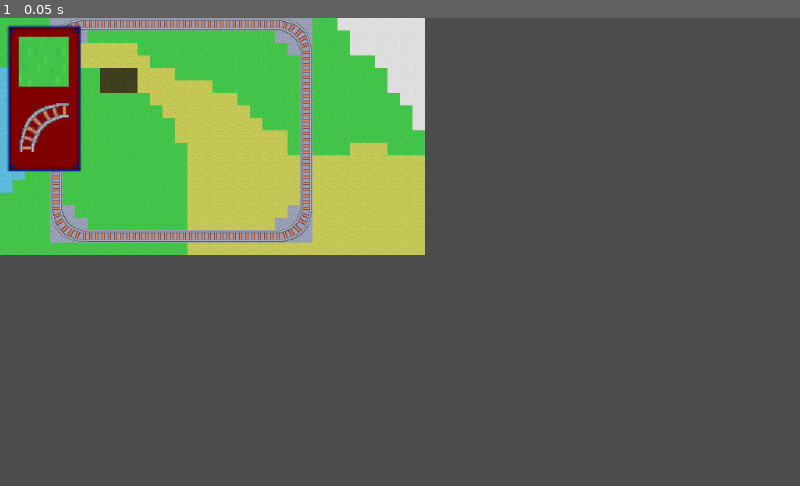
Above: before the commit, frame 1.
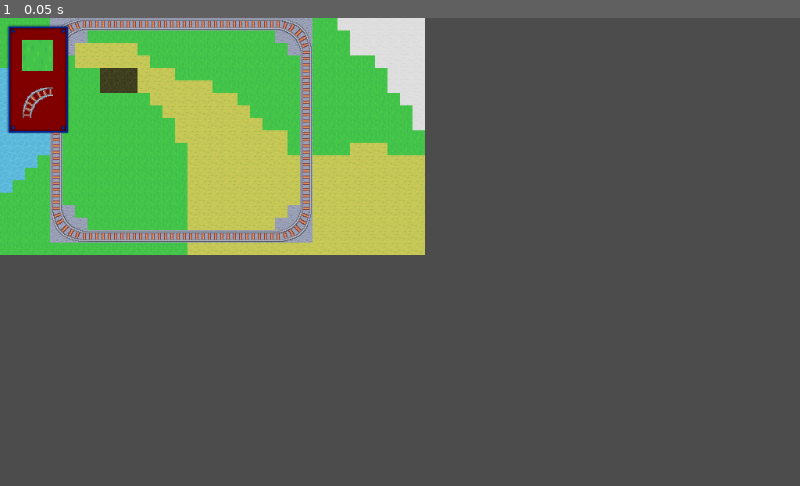
Above: after the commit, the same moment.

Repository: 2zqa/traingame
Game: Godot game, scene res://Scenes/GameScreen.tscn
Same seed, same stepped clock (60 frames per second), same inputs: the game is played once before the commit and once after it.
Inputs:
- Up to frame 1 (0.05 s): no input

The runs differ from the first frame. In frame 1, 1.9% of the frame differs, in the area x 0-11%, y 1-33%.

Commit message:
Make menu smaller

Diff:
--- a/TrainGame-Godot/Scenes/GameScreen.tscn
+++ b/TrainGame-Godot/Scenes/GameScreen.tscn
@@ -17,4 +17,5 @@
 tile_data = PoolIntArray( 4, 1, 0, 7, 16, 0, 8, 16, 0, 9, 16, 0, 10, 16, 0, 11, 16, 0, 12, 16, 0, 13, 16, 0, 14, 16, 0, …(732 unchanged characters)…
 
 [node name="SideMenu" parent="." instance=ExtResource( 4 )]
+
 [connection signal="option_selected" from="SideMenu" to="." method="_on_SideMenu_option_selected"]
--- a/TrainGame-Godot/Scenes/SideMenu/GroundTileSelectorButton.tscn
+++ b/TrainGame-Godot/Scenes/SideMenu/GroundTileSelectorButton.tscn
@@ -12,14 +12,9 @@
 }
 
 [node name="GroundTileSelectorPopup" parent="." instance=ExtResource( 2 )]
-visible = false
 
 [node name="Display" parent="." instance=ExtResource( 3 )]
 tile_set = ExtResource( 4 )
-size = Vector2( 64, 64 )
 tile_id = 0
-transposed = false
-x_flipped = false
-y_flipped = false
 
 [connection signal="tile_selected" from="GroundTileSelectorPopup" to="." method="_on_GroundSelector_tile_selected"]
--- a/TrainGame-Godot/Scenes/SideMenu/GroundTileSelectorPopup.tscn
+++ b/TrainGame-Godot/Scenes/SideMenu/GroundTileSelectorPopup.tscn
@@ -7,21 +7,21 @@
 [node name="GroundTileSelectorPopup" type="Popup"]
 anchor_right = 1.0
 anchor_bottom = 1.0
-margin_left = 8.0
-margin_top = 8.0
-margin_right = 8.0
-margin_bottom = 8.0
+margin_left = 0.773804
+margin_top = 16.2494
+margin_right = 8.7738
+margin_bottom = 24.2494
 script = ExtResource( 1 )
 
 [node name="PopupBackground" parent="." instance=ExtResource( 2 )]
-margin_right = 291.0
-margin_bottom = 197.0
+margin_right = 255.0
+margin_bottom = 180.0
 
 [node name="GroundTileMap" type="TileMap" parent="."]
-position = Vector2( 16, 16 )
+position = Vector2( 20, 20 )
 scale = Vector2( 4, 4 )
 tile_set = ExtResource( 3 )
-cell_size = Vector2( 22, 22 )
+cell_size = Vector2( 19, 19 )
 collision_layer = 0
 collision_mask = 0
 format = 1
--- a/TrainGame-Godot/Scenes/SideMenu/ObjectsTileSelectorPopup.tscn
+++ b/TrainGame-Godot/Scenes/SideMenu/ObjectsTileSelectorPopup.tscn
@@ -16,188 +16,96 @@
 
 [node name="PopupBackground" parent="." instance=ExtResource( 2 )]
 margin_top = -1.0
-margin_right = 342.0
-margin_bottom = 499.0
+margin_right = 230.0
+margin_bottom = 329.0
 
-[node name="HorizontalRail" parent="." instance=ExtResource( 3 )]
-position = Vector2( 16, 16 )
-size = Vector2( 64, 64 )
+[node name="RailHorizontal" parent="." instance=ExtResource( 3 )]
+position = Vector2( 20, 20 )
 tile_id = 0
-transposed = false
-x_flipped = false
-y_flipped = false
 
-[node name="VerticalRail" parent="." instance=ExtResource( 3 )]
-position = Vector2( 16, 96 )
-size = Vector2( 64, 64 )
+[node name="RailVertical" parent="." instance=ExtResource( 3 )]
+position = Vector2( 20, 70 )
 tile_id = 16
-transposed = false
-x_flipped = false
-y_flipped = false
 
-[node name="Corner1Rail" parent="." instance=ExtResource( 3 )]
-position = Vector2( 96, 16 )
-size = Vector2( 64, 64 )
+[node name="RailCorner1" parent="." instance=ExtResource( 3 )]
+position = Vector2( 70, 20 )
 tile_id = 15
-transposed = false
-x_flipped = false
-y_flipped = false
 
-[node name="Corner2Rail" parent="." instance=ExtResource( 3 )]
-position = Vector2( 96, 95 )
-size = Vector2( 64, 64 )
+[node name="RailCorner2" parent="." instance=ExtResource( 3 )]
+position = Vector2( 70, 70 )
 tile_id = 14
-transposed = false
-x_flipped = false
-y_flipped = false
 
-[node name="Corner3Rail" parent="." instance=ExtResource( 3 )]
-position = Vector2( 176, 16 )
-size = Vector2( 64, 64 )
+[node name="RailCorner3" parent="." instance=ExtResource( 3 )]
+position = Vector2( 120, 20 )
 tile_id = 13
-transposed = false
-x_flipped = false
-y_flipped = false
 
-[node name="Corner4Rail" parent="." instance=ExtResource( 3 )]
-position = Vector2( 176, 96 )
-size = Vector2( 64, 64 )
+[node name="RailCorner4" parent="." instance=ExtResource( 3 )]
+position = Vector2( 120, 70 )
 tile_id = 1
-transposed = false
-x_flipped = false
-y_flipped = false
 
-[node name="SmallSpringTree" parent="." instance=ExtResource( 3 )]
-position = Vector2( 256, 16 )
-size = Vector2( 64, 64 )
+[node name="TreeSmall" parent="." instance=ExtResource( 3 )]
+position = Vector2( 170, 20 )
 tile_id = 28
-transposed = false
-x_flipped = false
-y_flipped = false
 
-[node name="SpringTree" parent="." instance=ExtResource( 3 )]
-position = Vector2( 256, 96 )
-size = Vector2( 64, 64 )
+[node name="Tree" parent="." instance=ExtResource( 3 )]
+position = Vector2( 170, 70 )
 tile_id = 21
-transposed = false
-x_flipped = false
-y_flipped = false
 
-[node name="LargeSpringTree" parent="." instance=ExtResource( 3 )]
-position = Vector2( 256, 186 )
-size = Vector2( 64, 64 )
+[node name="TreeLarge" parent="." instance=ExtResource( 3 )]
+position = Vector2( 170, 120 )
 tile_id = 17
-transposed = false
-x_flipped = false
-y_flipped = false
 
-[node name="AutumnTreeSmall" parent="." instance=ExtResource( 3 )]
-position = Vector2( 256, 256 )
-size = Vector2( 64, 64 )
+[node name="TreeAutumnSnall" parent="." instance=ExtResource( 3 )]
+position = Vector2( 170, 170 )
 tile_id = 24
-transposed = false
-x_flipped = false
-y_flipped = false
 
-[node name="AutumnTree" parent="." instance=ExtResource( 3 )]
-position = Vector2( 256, 336 )
-size = Vector2( 64, 64 )
+[node name="TreeAutumn" parent="." instance=ExtResource( 3 )]
+position = Vector2( 170, 220 )
 tile_id = 23
-transposed = false
-x_flipped = false
-y_flipped = false
 
-[node name="LargeAutumnTree2" parent="." instance=ExtResource( 3 )]
-position = Vector2( 256, 406 )
-size = Vector2( 64, 64 )
+[node name="TreeAutumnLarge" parent="." instance=ExtResource( 3 )]
+position = Vector2( 170, 270 )
 tile_id = 19
-transposed = false
-x_flipped = false
-y_flipped = false
 
-[node name="VerticalRoad" parent="." instance=ExtResource( 3 )]
-position = Vector2( 16, 176 )
-size = Vector2( 64, 64 )
+[node name="RoadVertical" parent="." instance=ExtResource( 3 )]
+position = Vector2( 20, 120 )
 tile_id = 4
-transposed = false
-x_flipped = false
-y_flipped = false
 
-[node name="HorizontalRoad" parent="." instance=ExtResource( 3 )]
-position = Vector2( 16, 256 )
-size = Vector2( 64, 64 )
+[node name="RoadHorizontal" parent="." instance=ExtResource( 3 )]
+position = Vector2( 20, 170 )
 tile_id = 3
-transposed = false
-x_flipped = false
-y_flipped = false
 
 [node name="Corner1Road" parent="." instance=ExtResource( 3 )]
-position = Vector2( 96, 176 )
-size = Vector2( 64, 64 )
+position = Vector2( 70, 120 )
 tile_id = 9
-transposed = false
-x_flipped = false
-y_flipped = false
 
 [node name="Corner2Road" parent="." instance=ExtResource( 3 )]
-position = Vector2( 176, 176 )
-size = Vector2( 64, 64 )
+position = Vector2( 120, 120 )
 tile_id = 12
-transposed = false
-x_flipped = false
-y_flipped = false
 
 [node name="Corner3Road" parent="." instance=ExtResource( 3 )]
-position = Vector2( 176, 256 )
-size = Vector2( 64, 64 )
+position = Vector2( 120, 170 )
 tile_id = 7
-transposed = false
-x_flipped = false
-y_flipped = false
 
 [node name="Corner4Road" parent="." instance=ExtResource( 3 )]
-position = Vector2( 96, 256 )
-size = Vector2( 64, 64 )
+position = Vector2( 70, 170 )
 tile_id = 11
-transposed = false
-x_flipped = false
-y_flipped = false
 
 [node name="CrossingRoad" parent="." instance=ExtResource( 3 )]
-position = Vector2( 16, 336 )
-size = Vector2( 64, 64 )
+position = Vector2( 20, 220 )
 tile_id = 2
-transposed = false
-x_flipped = false
-y_flipped = false
 
 [node name="T1Road" parent="." instance=ExtResource( 3 )]
-position = Vector2( 96, 336 )
-size = Vector2( 64, 64 )
-transposed = false
-x_flipped = false
-y_flipped = false
+position = Vector2( 70, 220 )
 
 [node name="T2Road" parent="." instance=ExtResource( 3 )]
-position = Vector2( 176, 336 )
-size = Vector2( 64, 64 )
+position = Vector2( 120, 220 )
 tile_id = 6
-transposed = false
-x_flipped = false
-y_flipped = false
 
 [node name="T3Road" parent="." instance=ExtResource( 3 )]
-position = Vector2( 176, 416 )
-size = Vector2( 64, 64 )
+position = Vector2( 120, 270 )
 tile_id = 5
-transposed = false
-x_flipped = false
-y_flipped = false
 
 [node name="T4Road" parent="." instance=ExtResource( 3 )]
-position = Vector2( 96, 416 )
-size = Vector2( 64, 64 )
+position = Vector2( 70, 270 )
 tile_id = 8
-transposed = false
-x_flipped = false
-y_flipped = false
--- a/TrainGame-Godot/Scenes/SideMenu/SideMenu.tscn
+++ b/TrainGame-Godot/Scenes/SideMenu/SideMenu.tscn
@@ -15,21 +15,21 @@
 [node name="NinePatchRect" parent="." instance=ExtResource( 2 )]
 anchor_right = 1.0
 anchor_bottom = 1.0
-margin_right = 96.0
-margin_bottom = 189.0
+margin_right = 80.0
+margin_bottom = 140.0
 region_rect = Rect2( 0, 0, 72, 72 )
 
 [node name="GroundTileSelectorButton" parent="NinePatchRect" instance=ExtResource( 3 )]
-margin_left = 16.0
-margin_top = 16.0
-margin_right = 16.0
-margin_bottom = 16.0
+margin_left = 20.0
+margin_top = 20.0
+margin_right = 20.0
+margin_bottom = 20.0
 
 [node name="ObjectsTileSelectorButton" parent="NinePatchRect" instance=ExtResource( 4 )]
-margin_left = 16.0
-margin_top = 100.0
-margin_right = 16.0
-margin_bottom = 16.0
+margin_left = 20.0
+margin_top = 80.0
+margin_right = 20.0
+margin_bottom = 80.0
 
 [connection signal="tile_selected" from="NinePatchRect/GroundTileSelectorButton" to="." method="_on_GroundTileSelectorButton_tile_selected"]
 [connection signal="tile_selected" from="NinePatchRect/ObjectsTileSelectorButton" to="." method="_on_ObjectsTileSelectorButton_tile_selected"]
--- a/TrainGame-Godot/Scenes/SingleTileDisplay.tscn
+++ b/TrainGame-Godot/Scenes/SingleTileDisplay.tscn
@@ -6,4 +6,5 @@
 [node name="SingleTileDisplay" type="Node2D"]
 script = ExtResource( 1 )
 tile_set = ExtResource( 2 )
+size = Vector2( 40, 40 )
 tile_id = 10
--- a/TrainGame-Godot/TileSets/Objects.tres
+++ b/TrainGame-Godot/TileSets/Objects.tres
@@ -2,14 +2,14 @@
 
 [ext_resource path="res://Images/tilesheet_objects.png" type="Texture" id=1]
 
-[sub_resource type="ConvexPolygonShape2D" id=1]
+[sub_resource type="ConvexPolygonShape2D" id=19]
 points = PoolVector2Array( 0, 0, 16, 0, 16, 16, 0, 16 )
 
 [sub_resource type="ConvexPolygonShape2D" id=2]
 points = PoolVector2Array( 0, 0, 48, 0, 48, 32, 32, 32, 32, 48, 0, 48 )
 
 [sub_resource type="ConvexPolygonShape2D" id=3]
-points = PoolVector2Array( 0, 0, 48, 0, 48, 48, 0, 48 )
+points = PoolVector2Array( 0, 0, 16, 0, 16, 16, 0, 16 )
 
 [sub_resource type="ConvexPolygonShape2D" id=4]
 points = PoolVector2Array( 0, 0, 48, 0, 48, 48, 0, 48 )
@@ -18,52 +18,49 @@
 points = PoolVector2Array( 0, 0, 48, 0, 48, 48, 0, 48 )
 
 [sub_resource type="ConvexPolygonShape2D" id=6]
+points = PoolVector2Array( 0, 0, 48, 0, 48, 48, 0, 48 )
+
+[sub_resource type="ConvexPolygonShape2D" id=7]
 points = PoolVector2Array( 0, 0, 32, 0, 32, 16, 48, 16, 48, 48, 0, 48 )
 
-[sub_resource type="ConvexPolygonShape2D" id=7]
+[sub_resource type="ConvexPolygonShape2D" id=8]
 points = PoolVector2Array( 0, 0, 48, 0, 48, 48, 16, 48, 16, 32, 0, 32 )
 
-[sub_resource type="ConvexPolygonShape2D" id=8]
+[sub_resource type="ConvexPolygonShape2D" id=9]
 points = PoolVector2Array( 0, 16, 16, 16, 16, 0, 48, 0, 48, 48, 0, 48 )
 
-[sub_resource type="ConvexPolygonShape2D" id=9]
-points = PoolVector2Array( 0, 0, 16, 0, 16, 16, 0, 16 )
-
 [sub_resource type="ConvexPolygonShape2D" id=10]
-points = PoolVector2Array( 0, 0, 16, 0, 16, 32, 0, 32 )
+points = PoolVector2Array( 0, 0, 16, 0, 16, 16, 0, 16 )
 
 [sub_resource type="ConvexPolygonShape2D" id=11]
-points = PoolVector2Array( 0, 0, 16, 0, 16, 32, 0, 32 )
+points = PoolVector2Array( 0, 0, 48, 0, 48, 48, 0, 48 )
 
 [sub_resource type="ConvexPolygonShape2D" id=12]
-points = PoolVector2Array( 0, 0, 16, 0, 16, 32, 0, 32 )
+points = PoolVector2Array( 0, 0, 16, 0, 16, 48, 0, 48 )
 
 [sub_resource type="ConvexPolygonShape2D" id=13]
-points = PoolVector2Array( 0, 0, 48, 0, 48, 48, 0, 48 )
+points = PoolVector2Array( 0, 0, 48, 0, 48, 16, 0, 16 )
 
 [sub_resource type="ConvexPolygonShape2D" id=14]
-points = PoolVector2Array( 0, 0, 16, 0, 16, 16, 0, 16 )
+points = PoolVector2Array( 0, 0, 48, 0, 48, 48, 0, 48 )
 
 [sub_resource type="ConvexPolygonShape2D" id=15]
-points = PoolVector2Array( 0, 0, 16, 0, 16, 32, 0, 32 )
+points = PoolVector2Array( 0, 0, 48, 0, 48, 48, 0, 48 )
 
 [sub_resource type="ConvexPolygonShape2D" id=16]
-points = PoolVector2Array( 0, 0, 16, 0, 16, 32, 0, 32 )
+points = PoolVector2Array( 0, 0, 48, 0, 48, 48, 0, 48 )
 
 [sub_resource type="ConvexPolygonShape2D" id=17]
-points = PoolVector2Array( 0, 0, 16, 0, 16, 32, 0, 32 )
+points = PoolVector2Array( 0, 0, 48, 0, 48, 48, 0, 48 )
 
 [sub_resource type="ConvexPolygonShape2D" id=18]
-points = PoolVector2Array( 0, 0, 16, 0, 16, 16, 0, 16 )
-
-[sub_resource type="ConvexPolygonShape2D" id=19]
-points = PoolVector2Array( 16, 48, 16, 16, 32, 16, 32, 48 )
+points = PoolVector2Array( 0, 0, 48, 0, 48, 48, 0, 48 )
 
 [sub_resource type="ConvexPolygonShape2D" id=20]
 points = PoolVector2Array( 16, 48, 16, 16, 32, 16, 32, 48 )
 
 [sub_resource type="ConvexPolygonShape2D" id=21]
-points = PoolVector2Array( 0, 0, 16, 0, 16, 16, 0, 16 )
+points = PoolVector2Array( 16, 48, 16, 16, 32, 16, 32, 48 )
 
 [sub_resource type="ConvexPolygonShape2D" id=22]
 points = PoolVector2Array( 0, 0, 16, 0, 16, 16, 0, 16 )
@@ -72,29 +69,29 @@
 points = PoolVector2Array( 0, 0, 16, 0, 16, 16, 0, 16 )
 
 [sub_resource type="ConvexPolygonShape2D" id=24]
+points = PoolVector2Array( 0, 0, 16, 0, 16, 16, 0, 16 )
+
+[sub_resource type="ConvexPolygonShape2D" id=25]
 points = PoolVector2Array( 0, 0, 16, 0, 16, 48, 0, 48 )
 
-[sub_resource type="ConvexPolygonShape2D" id=25]
-points = PoolVector2Array( 0, 0, 16, 0, 16, 16, 0, 16 )
-
 [sub_resource type="ConvexPolygonShape2D" id=26]
-points = PoolVector2Array( 0, 0, 16, 0, 16, 32, 0, 32 )
+points = PoolVector2Array( 0, 0, 16, 0, 16, 16, 0, 16 )
 
 [sub_resource type="ConvexPolygonShape2D" id=27]
 points = PoolVector2Array( 0, 0, 16, 0, 16, 32, 0, 32 )
 
 [sub_resource type="ConvexPolygonShape2D" id=28]
-points = PoolVector2Array( 0, 0, 16, 0, 16, 16, 0, 16 )
+points = PoolVector2Array( 0, 0, 16, 0, 16, 32, 0, 32 )
 
 [sub_resource type="ConvexPolygonShape2D" id=29]
 points = PoolVector2Array( 0, 0, 16, 0, 16, 16, 0, 16 )
 
 [sub_resource type="ConvexPolygonShape2D" id=30]
+points = PoolVector2Array( 0, 0, 16, 0, 16, 16, 0, 16 )
+
+[sub_resource type="ConvexPolygonShape2D" id=31]
 points = PoolVector2Array( 0, 0, 48, 0, 48, 16, 0, 16 )
 
-[sub_resource type="ConvexPolygonShape2D" id=31]
-points = PoolVector2Array( 0, 0, 48, 0, 48, 48, 0, 48 )
-
 [sub_resource type="ConvexPolygonShape2D" id=32]
 points = PoolVector2Array( 0, 0, 48, 0, 48, 48, 0, 48 )
 
@@ -105,6 +102,9 @@
 points = PoolVector2Array( 0, 0, 48, 0, 48, 48, 0, 48 )
 
 [sub_resource type="ConvexPolygonShape2D" id=35]
+points = PoolVector2Array( 0, 0, 48, 0, 48, 48, 0, 48 )
+
+[sub_resource type="ConvexPolygonShape2D" id=36]
 points = PoolVector2Array( 0, 0, 48, 0, 48, 48, 0, 48 )
 
 [resource]
@@ -120,7 +120,7 @@
 "autotile_coord": Vector2( 0, 0 ),
 "one_way": false,
 "one_way_margin": 1.0,
-"shape": SubResource( 1 ),
+"shape": SubResource( 19 ),
 "shape_transform": Transform2D( 1, 0, 0, 1, 0, 0 )
 } ]
 0/z_index = 0
@@ -168,7 +168,7 @@
 "autotile_coord": Vector2( 0, 0 ),
 "one_way": false,
 "one_way_margin": 1.0,
-"shape": SubResource( 24 ),
+"shape": SubResource( 25 ),
 "shape_transform": Transform2D( 1, 0, 0, 1, 0, 0 )
 } ]
 3/z_index = 0
@@ -184,7 +184,7 @@
 "autotile_coord": Vector2( 0, 0 ),
 "one_way": false,
 "one_way_margin": 1.0,
-"shape": SubResource( 30 ),
+"shape": SubResource( 31 ),
 "shape_transform": Transform2D( 1, 0, 0, 1, 0, 0 )
 } ]
 4/z_index = 0
@@ -200,7 +200,7 @@
 "autotile_coord": Vector2( 0, 0 ),
 "one_way": false,
 "one_way_margin": 1.0,
-"shape": SubResource( 31 ),
+"shape": SubResource( 32 ),
 "shape_transform": Transform2D( 1, 0, 0, 1, 0, 0 )
 } ]
 5/z_index = 0
@@ -216,7 +216,7 @@
 "autotile_coord": Vector2( 0, 0 ),
 "one_way": false,
 "one_way_margin": 1.0,
-"shape": SubResource( 32 ),
+"shape": SubResource( 33 ),
 "shape_transform": Transform2D( 1, 0, 0, 1, 0, 0 )
 } ]
 6/z_index = 0
@@ -232,7 +232,7 @@
 "autotile_coord": Vector2( 0, 0 ),
 "one_way": false,
 "one_way_margin": 1.0,
-"shape": SubResource( 33 ),
+"shape": SubResource( 34 ),
 "shape_transform": Transform2D( 1, 0, 0, 1, 0, 0 )
 } ]
 7/z_index = 0
@@ -248,7 +248,7 @@
 "autotile_coord": Vector2( 0, 0 ),
 "one_way": false,
 "one_way_margin": 1.0,
-"shape": SubResource( 34 ),
+"shape": SubResource( 35 ),
 "shape_transform": Transform2D( 1, 0, 0, 1, 0, 0 )
 } ]
 8/z_index = 0
@@ -264,7 +264,7 @@
 "autotile_coord": Vector2( 0, 0 ),
 "one_way": false,
 "one_way_margin": 1.0,
-"shape": SubResource( 35 ),
+"shape": SubResource( 36 ),
 "shape_transform": Transform2D( 1, 0, 0, 1, 0, 0 )
 } ]
 9/z_index = 0
@@ -552,7 +552,7 @@
 "autotile_coord": Vector2( 0, 0 ),
 "one_way": false,
 "one_way_margin": 1.0,
-"shape": SubResource( 21 ),
+"shape": SubResource( 22 ),
 "shape_transform": Transform2D( 1, 0, 0, 1, 0, 0 )
 } ]
 27/z_index = 0
@@ -568,7 +568,7 @@
 "autotile_coord": Vector2( 0, 0 ),
 "one_way": false,
 "one_way_margin": 1.0,
-"shape": SubResource( 22 ),
+"shape": SubResource( 23 ),
 "shape_transform": Transform2D( 1, 0, 0, 1, 0, 0 )
 } ]
 28/z_index = 0
@@ -584,7 +584,7 @@
 "autotile_coord": Vector2( 0, 0 ),
 "one_way": false,
 "one_way_margin": 1.0,
-"shape": SubResource( 23 ),
+"shape": SubResource( 24 ),
 "shape_transform": Transform2D( 1, 0, 0, 1, 0, 0 )
 } ]
 29/z_index = 0
@@ -600,7 +600,7 @@
 "autotile_coord": Vector2( 0, 0 ),
 "one_way": false,
 "one_way_margin": 1.0,
-"shape": SubResource( 25 ),
+"shape": SubResource( 26 ),
 "shape_transform": Transform2D( 1, 0, 0, 1, 0, 0 )
 } ]
 30/z_index = 0
@@ -616,7 +616,7 @@
 "autotile_coord": Vector2( 0, 0 ),
 "one_way": false,
 "one_way_margin": 1.0,
-"shape": SubResource( 26 ),
+"shape": SubResource( 27 ),
 "shape_transform": Transform2D( 1, 0, 0, 1, 0, 0 )
 } ]
 31/z_index = 0
@@ -632,7 +632,7 @@
 "autotile_coord": Vector2( 0, 0 ),
 "one_way": false,
 "one_way_margin": 1.0,
-"shape": SubResource( 27 ),
+"shape": SubResource( 28 ),
 "shape_transform": Transform2D( 1, 0, 0, 1, 0, 0 )
 } ]
 32/z_index = 0
@@ -648,7 +648,7 @@
 "autotile_coord": Vector2( 0, 0 ),
 "one_way": false,
 "one_way_margin": 1.0,
-"shape": SubResource( 28 ),
+"shape": SubResource( 29 ),
 "shape_transform": Transform2D( 1, 0, 0, 1, 0, 0 )
 } ]
 33/z_index = 0
@@ -664,7 +664,7 @@
 "autotile_coord": Vector2( 0, 0 ),
 "one_way": false,
 "one_way_margin": 1.0,
-"shape": SubResource( 29 ),
+"shape": SubResource( 30 ),
 "shape_transform": Transform2D( 1, 0, 0, 1, 0, 0 )
 } ]
 34/z_index = 0
Not shown: 2 places in TrainGame-Godot/TileSets/Objects.tres that only renumber resources
